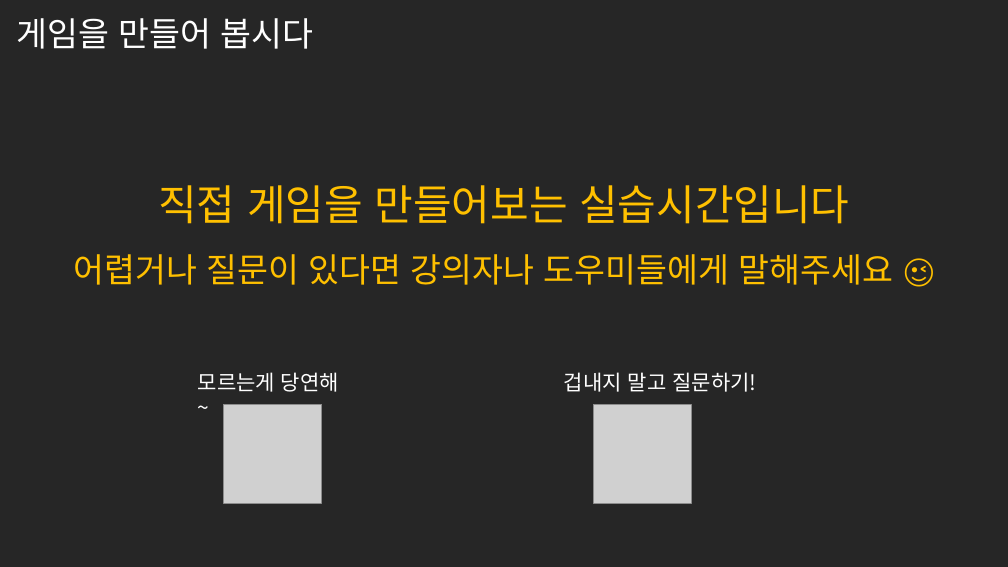
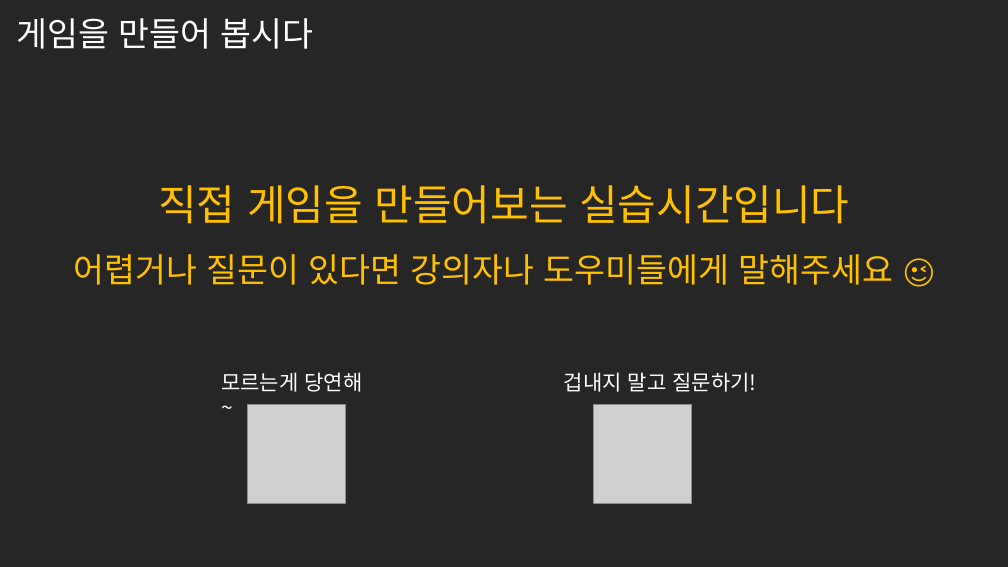
Before and after one commit to SeunghoHam/semicolon_EndlessRunner, a slide deck: slide 14 of 세미콜론 게임부분 강의자료.pptx. Drawn at 1008x567 pixels with LibreOffice and Linux fonts; fonts in the diff are those of the drawing; grey boxes stand for pictures; background and template pictures are left out. Boxes give left, top, right and bottom in pixels: in the first picture for what was removed or moved away, otherwise in the second. Text is boxed around its words. In the diff, an @@ line names an element or a change of style, - is before the commit and + after.

```diff
--- a/세미콜론 게임부분 강의자료.pptx
+++ b/세미콜론 게임부분 강의자료.pptx
@@ text "모르는게 당연해~": place and size @@
-text "모르는게 당연해~" at [198, 372, 339, 392]
+text "모르는게 당연해~" at [221, 372, 362, 392]
@@ picture: place and size @@
-picture at [224, 405, 321, 504]
+picture at [247, 405, 345, 504]
```
Also in this commit, not shown: 2 other slides changed, 2 slides added, 2 slides removed.
